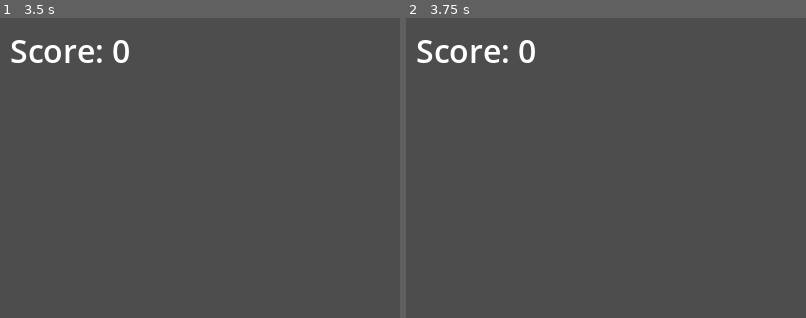
Above: before the commit, frames 1-2 (left to right).
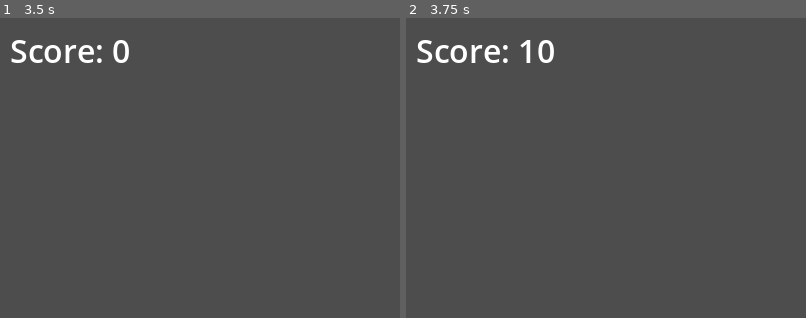
Above: after the commit, the same moments.

Repository: robin-li/godot-snake-game
Game: Godot game, scene res://main.tscn
Two runs of this game, one before a commit and one after it. Both use one fixed random seed, a clock stepped at 60 frames per second and the inputs below.
Inputs:
- Up to frame 1 (3.5 s): tap Enter at 0.5, 2 s; hold Up (ui_up) 0.53-2.03 s; tap Space (ui_select) at 0.77, 1.25, 1.52, 2.75, 3.02 s; hold Left (ui_left) from 2.03 s (still down)
- Up to frame 2 (3.75 s): tap Enter at 3.5 s; release Left (ui_left) at 3.53 s; hold Down (ui_down) from 3.53 s (still down)
The pictures show only the part of the screen within x 0-50%, y 0-50%; the shares and areas given below are measured in that part.

Frame 1 is identical in both runs. In frame 2, 0.4% of the frame differs, in the area x 28-37%, y 7-15%.
Error before the commit: Invalid access to property or key 'body_segments' on a base object of type 'Nil'. (res://food.gd:15)
Error after the commit: Invalid call. Nonexistent function 'as_vector2' in base 'Vector2i'. (res://snake.gd:70)

Commit message:
fix: 延遲食物初始化，確保蛇先初始化完成

Diff:
--- a/food.gd
+++ b/food.gd
@@ -8,7 +8,8 @@
 
 func _ready():
 	rng.randomize()
-	respawn()
+	# 使用延遲呼叫確保 snake 先初始化
+	call_deferred("respawn")
 
 func respawn():
 	# Generate random position avoiding snake body
